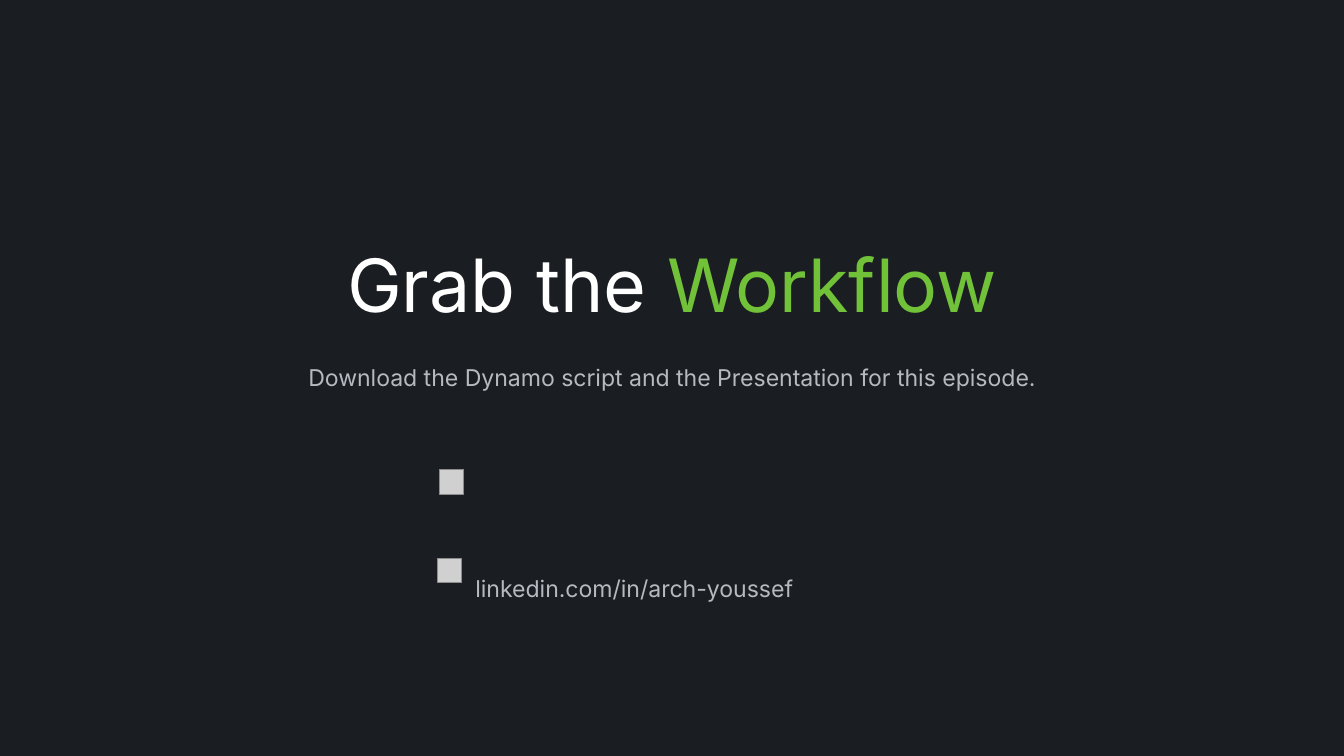
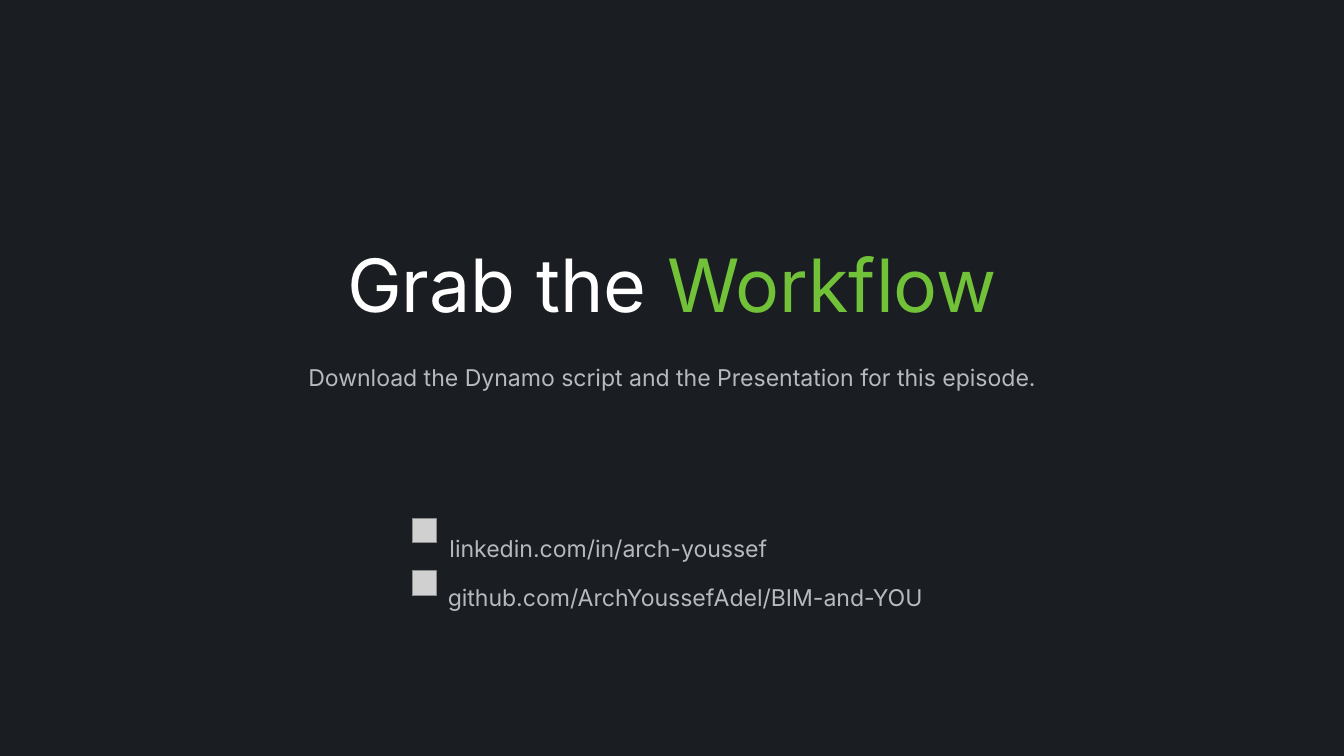
Before and after one commit to ArchYoussefAdel/BIM-and-YOU, a slide deck: slide 5 of Master Presentation/BIM && YOU - Master Presentation.pptx. Drawn at 1344x756 pixels with LibreOffice and Linux fonts; fonts in the diff are those of the drawing; grey boxes stand for pictures; background and template pictures are left out. Boxes give left, top, right and bottom in pixels: in the first picture for what was removed or moved away, otherwise in the second. Text is boxed around its words. In the diff, an @@ line names an element or a change of style, - is before the commit and + after.

```diff
--- a/Master Presentation/BIM && YOU - Master Presentation.pptx
+++ b/Master Presentation/BIM && YOU - Master Presentation.pptx
@@ picture: place and size @@
-picture at <box>438,559,462,583</box>
+picture at <box>412,518,437,542</box>
@@ text "linkedin.com/in/arch-youssef": place and size @@
-text "linkedin.com/in/arch-youssef" at <box>475,579,793,602</box>
+text "linkedin.com/in/arch-youssef" at <box>449,539,767,562</box>
@@ picture: place and size @@
-picture at <box>440,469,464,494</box>
+picture at <box>412,571,437,596</box>
@@ text added at <box>448,588,923,611</box>, 16.5 pt, text #B5BAC1 @@
+github.com/ArchYoussefAdel/BIM-and-YOU
```
Also in this commit, not shown: 1 other slide changed, 8 slides added, 7 other files.
